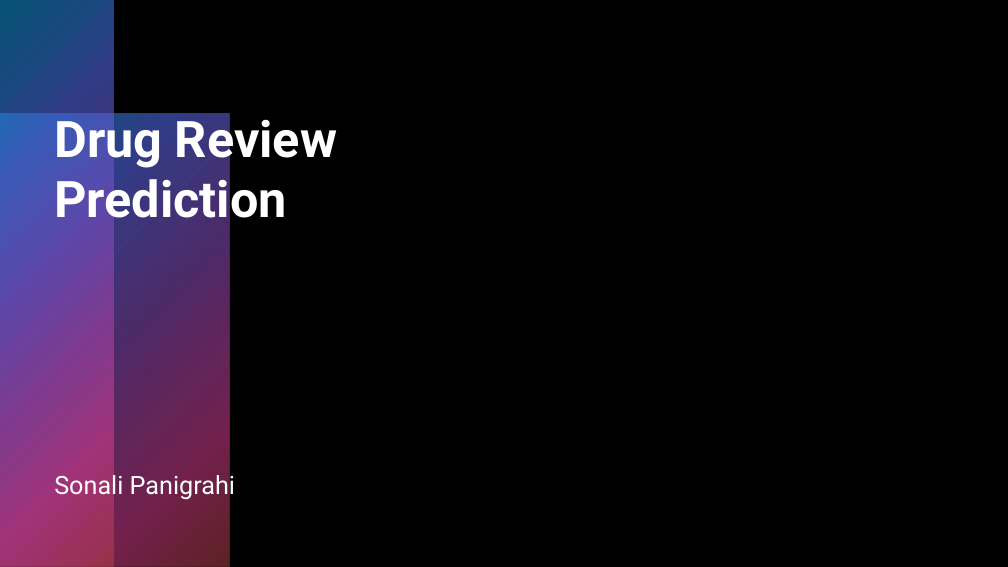
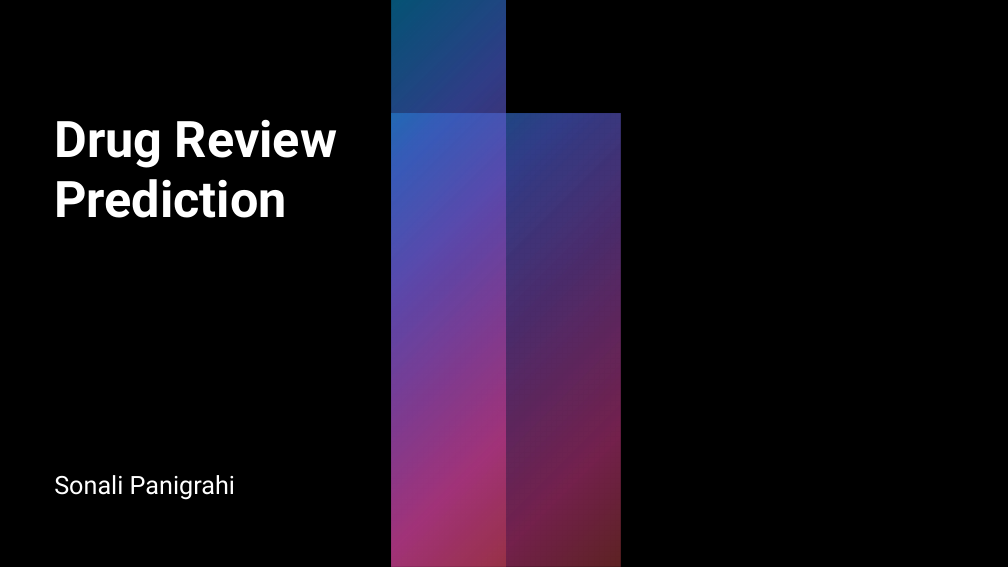
Before and after one commit to Shritej24c/drug_review_NLP, a slide deck: slide 1 of Plots/Drug Review presentation.pptx. Drawn at 1008x567 pixels with LibreOffice and Linux fonts; fonts in the diff are those of the drawing; background and template pictures are left out. Boxes give left, top, right and bottom in pixels: in the first picture for what was removed or moved away, otherwise in the second. Text is boxed around its words. In the diff, an @@ line names an element or a change of style, - is before the commit and + after.

```diff
--- a/Plots/Drug Review presentation.pptx
+++ b/Plots/Drug Review presentation.pptx
@@ rectangle added at [0, 0, 1008, 567], fill #000000 @@
@@ rectangle added at [0, 0, 393, 567], fill #000000 at 85% opacity @@
@@ rectangle added at [392, 0, 505, 567], fill gradient #0BA5E8 to #5066E1 to #894EC0 to #E54196 to #BE4449 @@
@@ rectangle added at [392, 113, 621, 567], fill gradient #0BA5E8 to #5066E1 to #894EC0 to #E54196 to #BE4449 @@
```
Also in this commit, not shown: 6 other slides changed, 3 slides added, 2 slides removed, 3 other files.
